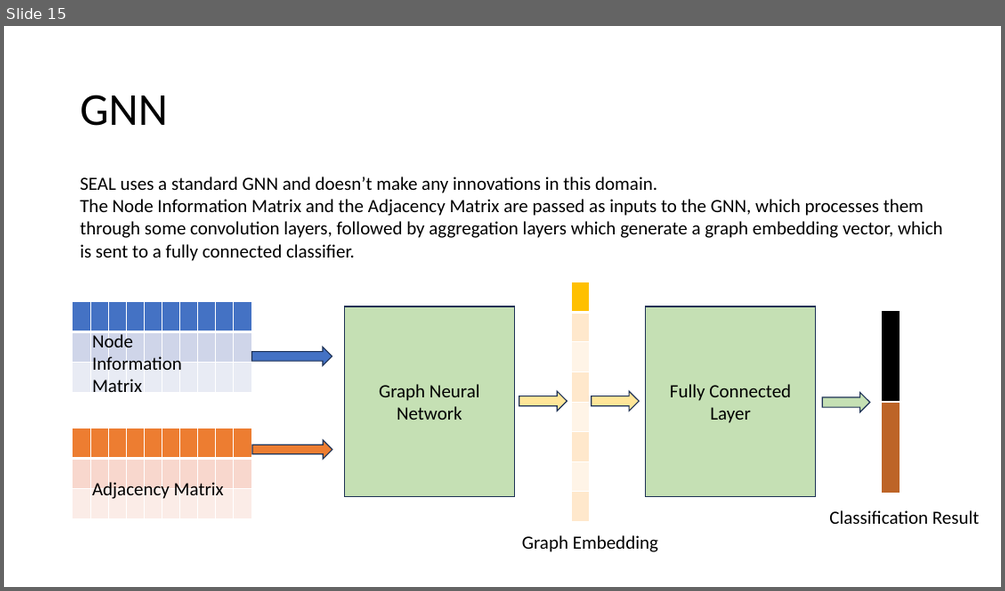
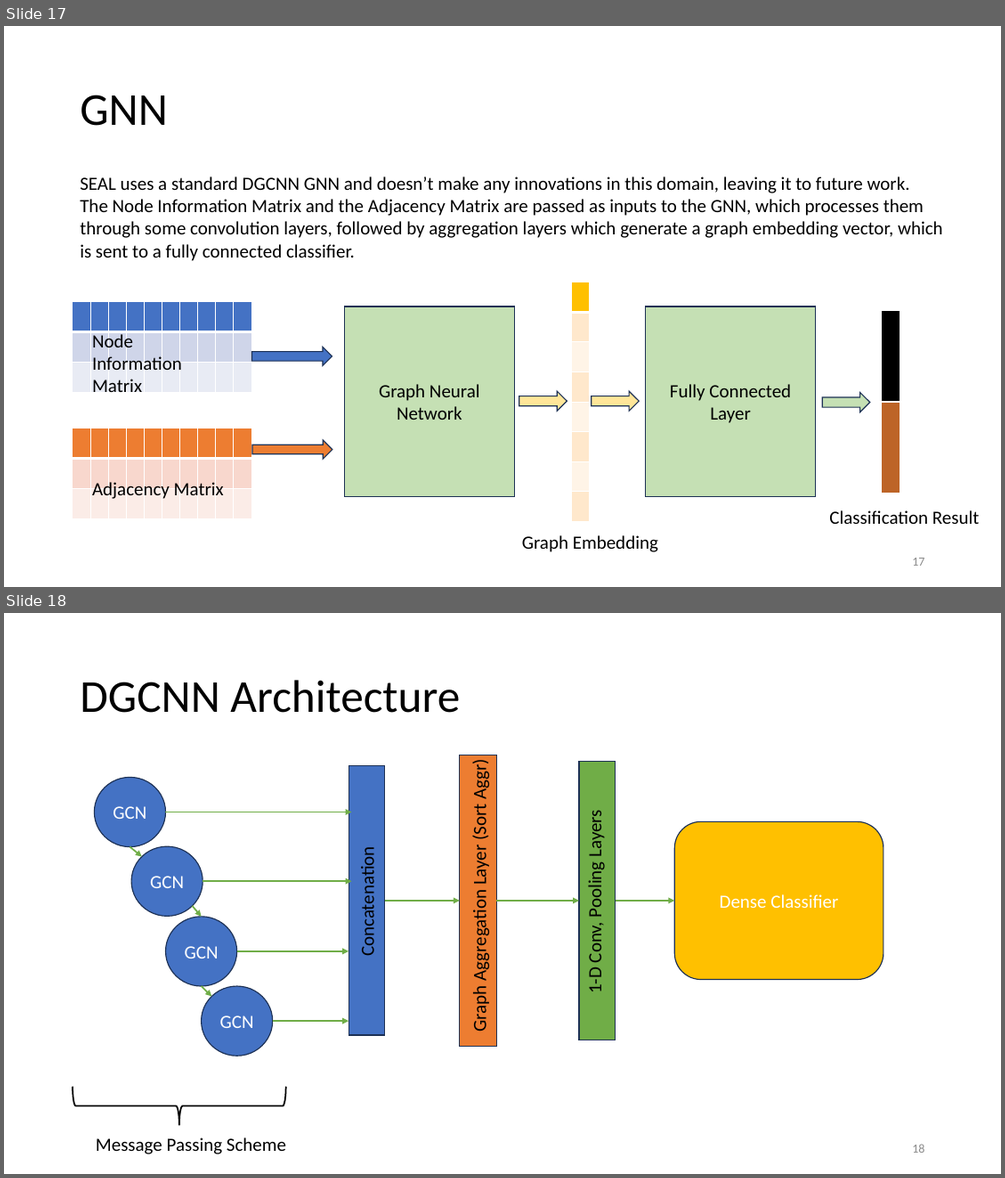
Before and after one commit to tongshu83/tongshu83.github.io, a slide deck: html/seminar/DhroovPandey_NeurIPS18_SEAL_slides.pptx. Shown one above the other, each under a label of ours: slide 15 before the commit, slides 17 and 18 after it. The pictures are 1005x591 and 1005x1178 pixels, drawn with LibreOffice and Linux fonts; fonts in the diff are those of the drawing. Boxes give left, top, right and bottom in pixels: in the first picture for what was removed or moved away, otherwise in the second. Text is boxed around its words. In the diff, an @@ line names an element or a change of style, - is before the commit and + after.

```diff
--- a/html/seminar/DhroovPandey_NeurIPS18_SEAL_slides.pptx
+++ b/html/seminar/DhroovPandey_NeurIPS18_SEAL_slides.pptx
@@ slide 18 added at box(4, 613, 1001, 1174), background #FFFFFF @@
@@ title added at box(80, 680, 460, 713), 44 pt, text #000000 @@
+DGCNN Architecture
@@ rectangle added at box(348, 766, 385, 1036), fill #4472C4, outline #1E3256 1 pt @@
@@ rectangle added at box(460, 755, 496, 1046), fill #ED7D31, outline #1E3256 1 pt @@
@@ text added at box(469, 763, 492, 1030), 18 pt, text #000000 @@
+Graph Aggregation Layer (Sort Aggr)
@@ rectangle added at box(579, 761, 615, 1040), fill #70AD47, outline #1E3256 1 pt @@
@@ ellipse added at box(95, 778, 165, 847), fill #4472C4, outline #1E3256 1 pt, 18 pt, text #FFFFFF @@
+GCN
@@ arrow added from (165, 811) to (352, 811), #70AD47 1.5 pt @@
@@ text added at box(583, 814, 607, 991), 18 pt, text #000000 @@
+1-D Conv, Pooling Layers
@@ rounded rectangle added at box(675, 821, 883, 980), fill #FFC000, outline #1E3256 1 pt, 18 pt, text #FFFFFF @@
+Dense Classifier
@@ arrow added from (129, 847) to (142, 857), #70AD47 1.5 pt @@
@@ ellipse added at box(131, 846, 202, 916), fill #4472C4, outline #1E3256 1 pt, 18 pt, text #FFFFFF @@
+GCN
@@ text added at box(356, 857, 380, 953), 18 pt, text #000000 @@
+Concatenation
@@ arrow added from (193, 906) to (202, 916), #70AD47 1.5 pt @@
@@ arrow added from (202, 882) to (352, 882), #70AD47 1.5 pt @@
@@ arrow added from (385, 900) to (460, 900), #70AD47 1.5 pt @@
@@ arrow added from (497, 900) to (579, 900), #70AD47 1.5 pt @@
@@ arrow added from (615, 900) to (675, 900), #70AD47 1.5 pt @@
@@ ellipse added at box(165, 916, 236, 986), fill #4472C4, outline #1E3256 1 pt, 18 pt, text #FFFFFF @@
+GCN
@@ arrow added from (236, 951) to (348, 951), #70AD47 1.5 pt @@
@@ ellipse added at box(202, 986, 273, 1055), fill #4472C4, outline #1E3256 1 pt, 18 pt, text #FFFFFF @@
+GCN
@@ arrow added from (202, 986) to (212, 996), #70AD47 1.5 pt @@
@@ arrow added from (273, 1021) to (348, 1021), #70AD47 1.5 pt @@
@@ right brace added at box(73, 1086, 285, 1125), outline #000000 1.5 pt @@
@@ text added at box(96, 1137, 286, 1154), 18 pt, text #000000 @@
+Message Passing Scheme
@@ page number added at box(912, 1143, 924, 1152), 12 pt, text #8C8C8C @@
+18
@@ what was slide 15 is now slide 17 @@
@@ slide 17 changed as well @@
@@ text at box(80, 176, 910, 193): text changed @@
-SEAL uses a standard GNN and doesn’t make any innovations in this domain.
+SEAL uses a standard DGCNN GNN and doesn’t make any innovations in this domain, leaving it to future work.
@@ page number added at box(912, 557, 924, 565), 12 pt, text #8C8C8C @@
+17
```
Also in this commit, not shown: 14 other slides changed, 2 other slides added, 19 other files.
